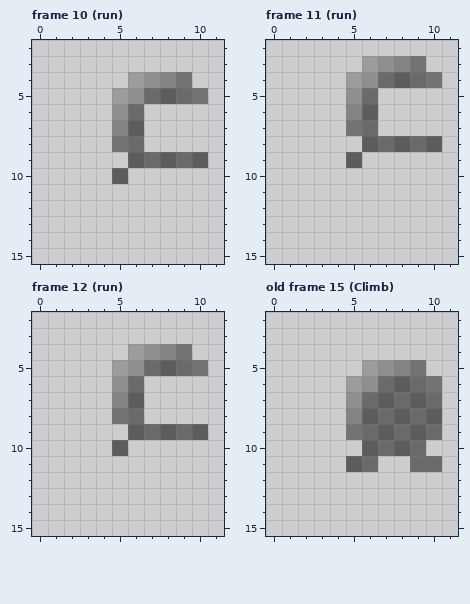
Pixel-art file, stored at PixelEngine/res/sprites/items/chainmail_hood.aseprite. Above, as it was before the edit.
16x16 pixels, 19 frames. Colours within 5 levels of each other are drawn and written as one. Shown: frame 10 (run): x 0..11, y 2..15; frame 11 (run): x 0..11, y 2..15; frame 12 (run): x 0..11, y 2..15; old frame 15 (Climb): x 0..11, y 2..15. The commit also changed other frames, which this record leaves out.
Now the later version:
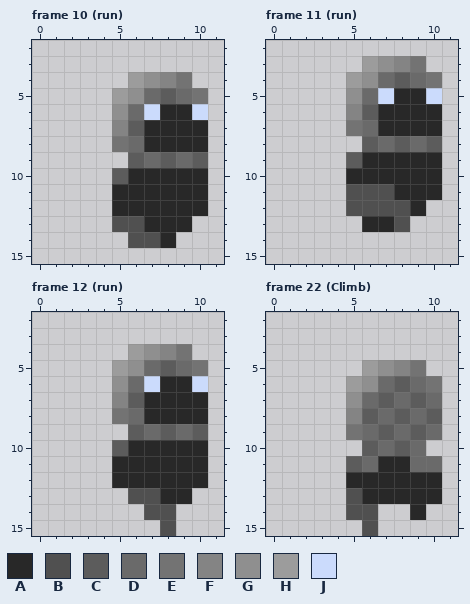
Palette (. is transparent): A #282828  B #505050  C #5c5c5c  D #6a6a6a  E #737373  F #848484  G #8f8f8f  H #9c9c9c  J #cbdbfc
A new or re-ordered frame is compared with the old frame closest to it.
Difference:
frames 19 -> 26
layer "Layer 1" now shown
--- frame 10 (run), layer "Layer 1"
@@ x 0..11 @@
  5 .....HGDCDE.
- 6 .....GD.....
- 7 .....FC.....
- 8 .....ED.....
+ 6 .....GDJAAJ.
+ 7 .....FCAAAA.
+ 8 .....EDAAAA.
  9 ......CDCDC.
-10 .....C......
-11 ............
-12 ............
-13 ............
-14 ............
+10 .....CAAAAA.
+11 .....AAAAAA.
+12 .....AAAAAA.
+13 .....BBAAA..
+14 ......BBA...
 15 ............
--- frame 11 (run), layer "Layer 1"
@@ x 0..11 @@
  4 .....HGDCDE.
- 5 .....GD.....
- 6 .....FC.....
- 7 .....ED.....
+ 5 .....GDJAAJ.
+ 6 .....FCAAAA.
+ 7 .....EDAAAA.
  8 ......CDCDC.
- 9 .....C......
-10 ............
-11 ............
-12 ............
-13 ............
+ 9 .....CAAAAA.
+10 .....AAAAAA.
+11 .....BBBAAA.
+12 .....BBBBA..
+13 ......AAB...
 14 ............
--- frame 12 (run), layer "Layer 1"
@@ x 0..11 @@
  5 .....HGDCDE.
- 6 .....GD.....
- 7 .....FC.....
- 8 .....ED.....
+ 6 .....GDJAAJ.
+ 7 .....FCAAAA.
+ 8 .....EDAAAA.
  9 ......CDCDC.
-10 .....C......
-11 ............
-12 ............
-13 ............
-14 ............
-15 ............
+10 .....CAAAAA.
+11 .....AAAAAA.
+12 .....AAAAAA.
+13 ......BBAA..
+14 .......BB...
+15 ........B...
--- frame 22 (Climb) is new; against old frame 15 (Climb), layer "Layer 1"
@@ x 0..11 @@
 10 ......CDCD..
-11 .....CD..DD.
-12 ............
-13 ............
-14 ............
-15 ............
+11 .....CDAADD.
+12 .....AAAAAA.
+13 .....BAAAAA.
+14 .....BB..A..
+15 ......B.....
